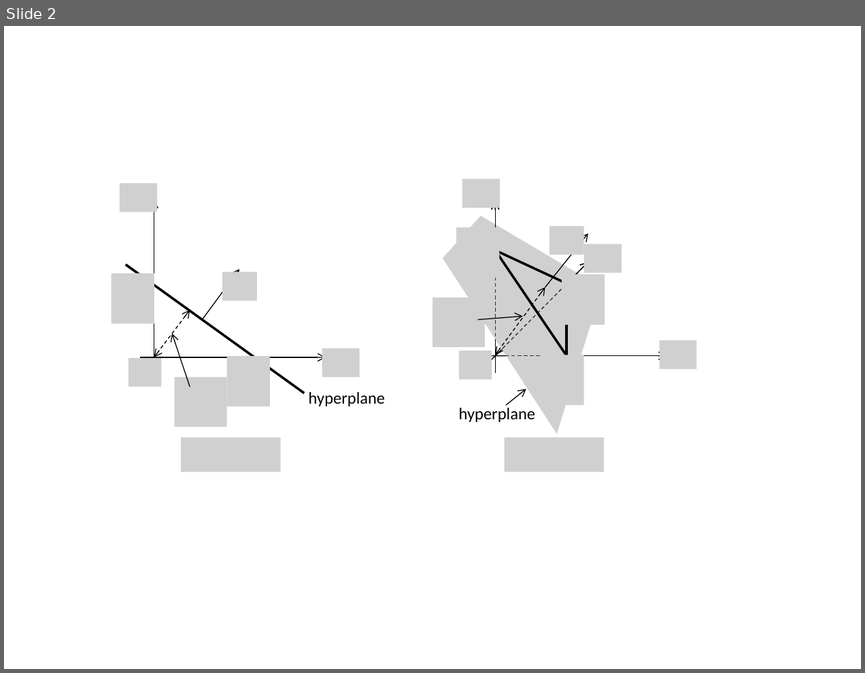
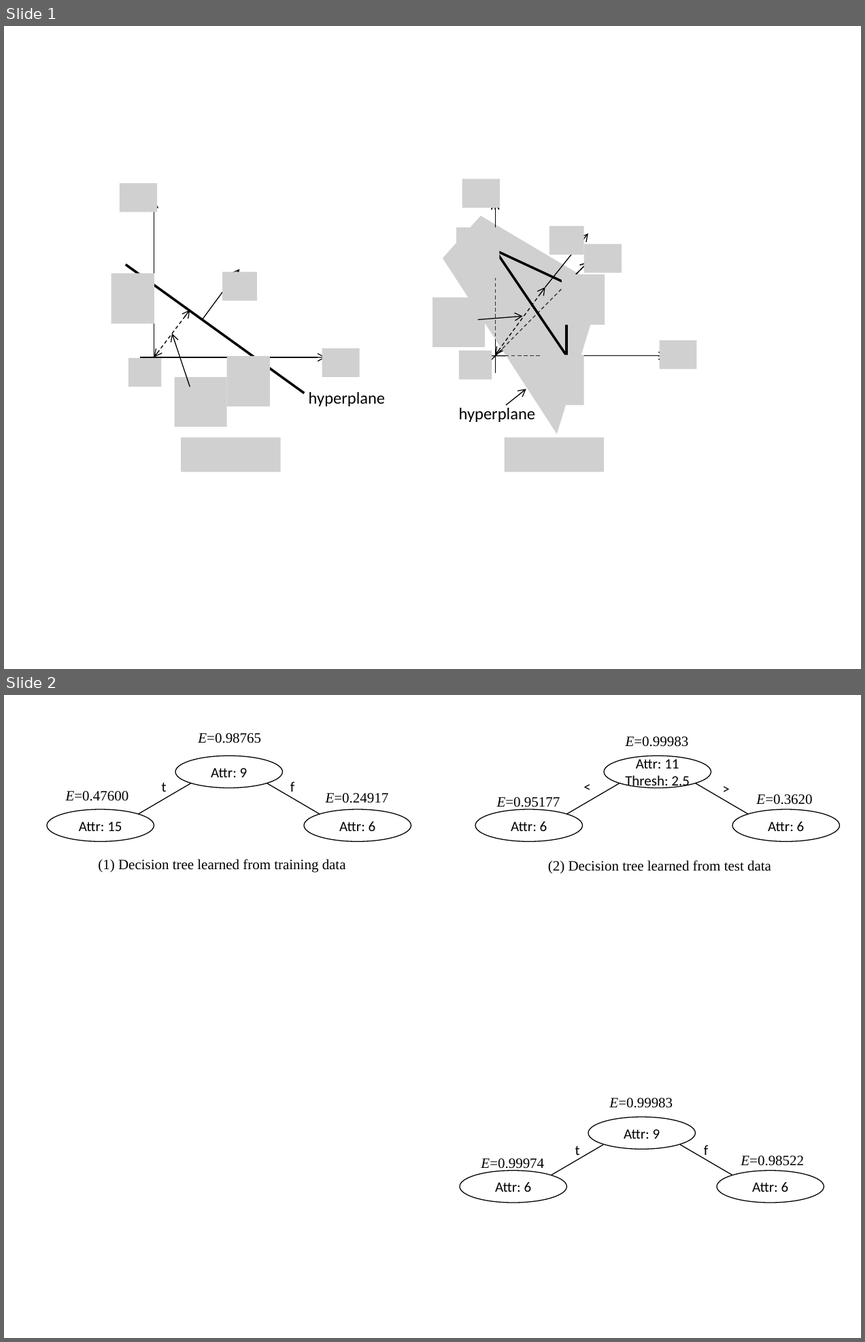
Before and after one commit to gnishida/MachineLearning1, a slide deck: tex/Presentation1.pptx. Shown one above the other, each under a label of ours: slide 2 before the commit, slides 1 and 2 after it. The pictures are 865x673 and 865x1342 pixels, drawn with LibreOffice and Linux fonts; fonts in the diff are those of the drawing; grey boxes stand for pictures. Boxes give left, top, right and bottom in pixels: in the first picture for what was removed or moved away, otherwise in the second. Text is boxed around its words. In the diff, an @@ line names an element or a change of style, - is before the commit and + after.

```diff
--- a/tex/Presentation1.pptx
+++ b/tex/Presentation1.pptx
@@ slide 2 added at (4, 695, 861, 1338), background #FFFFFF @@
@@ text added at (198, 733, 261, 743), 12 pt, text #000000 @@
+E=0.98765
@@ ellipse added at (175, 756, 283, 788), outline #000000 0.75 pt, 12 pt, text #000000 @@
+Attr: 9
@@ ellipse added at (604, 756, 711, 788), outline #000000 0.75 pt, 12 pt, text #000000 @@
+Attr: 11
+Thresh: 2.5
@@ text added at (626, 736, 689, 747), 12 pt, text #000000 @@
+E=0.99983
@@ text added at (575, 774, 600, 800), 12 pt, text #000000 @@
+<
@@ text added at (715, 775, 739, 801), 12 pt, text #000000 @@
+>
@@ text added at (66, 791, 129, 801), 12 pt, text #000000 @@
+E=0.47600
@@ line added from (139, 814) to (191, 783), #000000 0.75 pt @@
@@ text added at (162, 782, 167, 792), 12 pt, text #000000 @@
+t
@@ line added from (320, 814) to (267, 783), #000000 0.75 pt @@
@@ text added at (290, 781, 294, 792), 12 pt, text #000000 @@
+f
@@ text added at (325, 793, 388, 803), 12 pt, text #000000 @@
+E=0.24917
@@ line added from (567, 814) to (619, 783), #000000 0.75 pt @@
@@ line added from (748, 814) to (696, 783), #000000 0.75 pt @@
@@ text added at (756, 794, 812, 804), 12 pt, text #000000 @@
+E=0.3620
@@ ellipse added at (47, 809, 154, 841), outline #000000 0.75 pt, 12 pt, text #000000 @@
+Attr: 15
@@ ellipse added at (304, 809, 411, 841), outline #000000 0.75 pt, 12 pt, text #000000 @@
+Attr: 6
@@ ellipse added at (475, 809, 582, 841), outline #000000 0.75 pt, 12 pt, text #000000 @@
+Attr: 6
@@ text added at (496, 797, 560, 810), 12 pt, text #000000 @@
+E=0.95177
@@ ellipse added at (732, 809, 839, 841), outline #000000 0.75 pt, 12 pt, text #000000 @@
+Attr: 6
@@ text added at (98, 859, 346, 872), 12 pt, text #000000 @@
+(1) Decision tree learned from training data
@@ text added at (548, 860, 771, 873), 12 pt, text #000000 @@
+(2) Decision tree learned from test data
@@ text added at (609, 1098, 672, 1108), 12 pt, text #000000 @@
+E=0.99983
@@ ellipse added at (588, 1117, 696, 1149), outline #000000 0.75 pt, 12 pt, text #000000 @@
+Attr: 9
@@ text added at (481, 1158, 544, 1170), 12 pt, text #000000 @@
+E=0.99974
@@ line added from (551, 1175) to (604, 1144), #000000 0.75 pt @@
@@ text added at (575, 1145, 580, 1159), 12 pt, text #000000 @@
+t
@@ line added from (732, 1175) to (679, 1144), #000000 0.75 pt @@
@@ text added at (704, 1144, 708, 1159), 12 pt, text #000000 @@
+f
@@ text added at (740, 1155, 804, 1166), 12 pt, text #000000 @@
+E=0.98522
@@ ellipse added at (460, 1170, 567, 1203), outline #000000 0.75 pt, 12 pt, text #000000 @@
+Attr: 6
@@ ellipse added at (717, 1170, 824, 1203), outline #000000 0.75 pt, 12 pt, text #000000 @@
+Attr: 6
@@ what was slide 2 is now slide 1 @@
```
Also in this commit, not shown: 1 slide removed, 7 other files.
